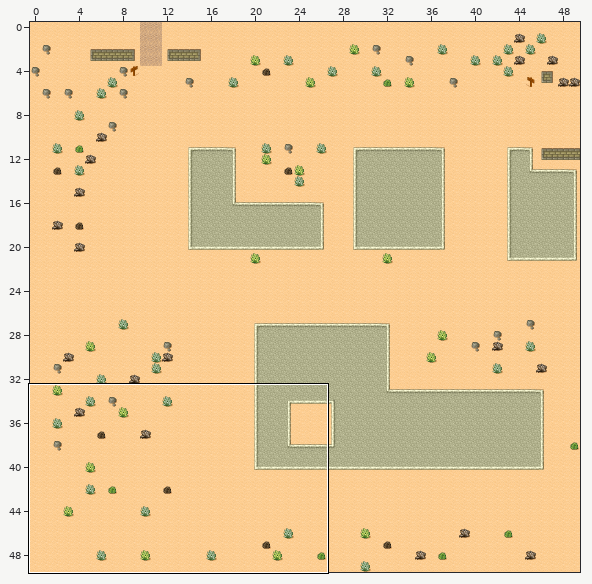
An edit to a level. Tiled map (JSON), assets/maps/enter-city.json. Above, an overview of the earlier version with the close-up marked.
Close-up. Earlier state:
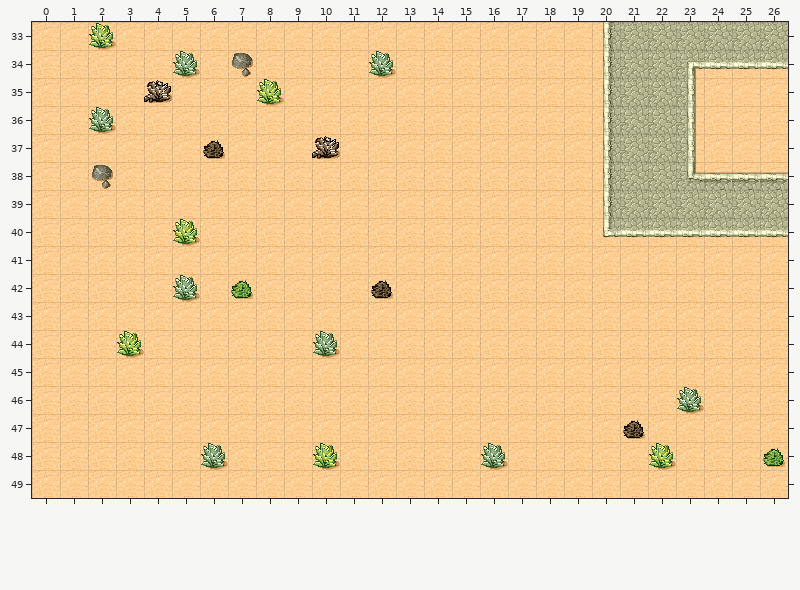
Cells are 32x32 px. Shown: x 0..26, y 33..49. The commit also changed other parts of the map, which this record leaves out.
Now the later version:
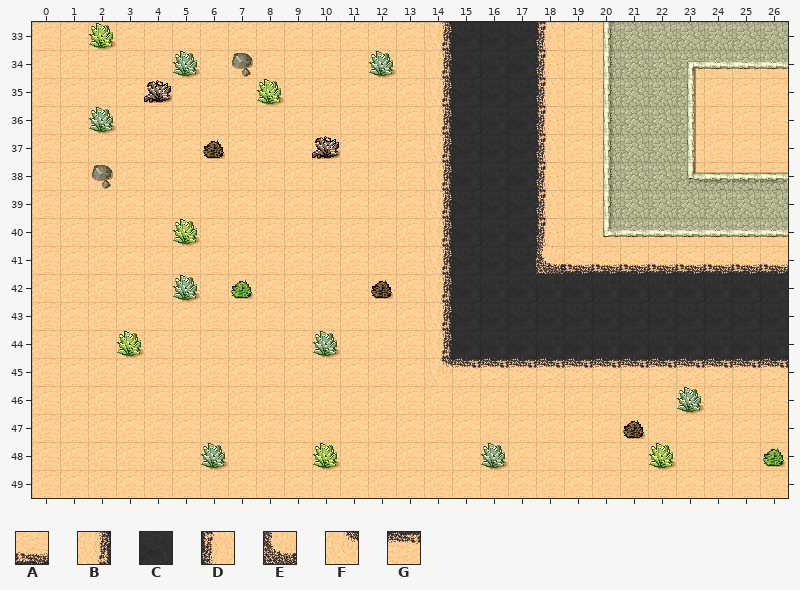
Key: from "Roads": A 1, B 5, C 6, D 7, E 8, F 10, G 11.
_ is an empty cell, . an unchanged one.
Tiles of an added or newly shown layer are drawn over the layers below it.
Edits made:
--- layer "Roads" (now shown)
@@ x 14..26 @@
-33 _____........
-34 _____........
-35 _____........
-36 _____........
-37 _____........
-38 _____........
-39 _____........
-40 _____........
-41 _____________
-42 _____________
-43 _____________
-44 _____________
-45 _____________
+33 BCCCD........
+34 BCCCD........
+35 BCCCD........
+36 BCCCD........
+37 BCCCD........
+38 BCCCD........
+39 BCCCD........
+40 BCCCD........
+41 BCCCEAAAAAAAA
+42 BCCCCCCCCCCCC
+43 BCCCCCCCCCCCC
+44 BCCCCCCCCCCCC
+45 FGGGGGGGGGGGG
